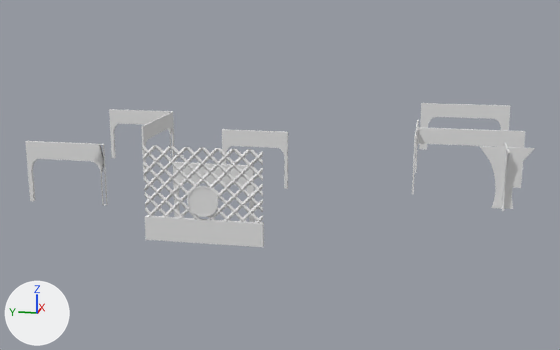
What one commit did to the OBJ model Year3-Game/Assets/_Objects/LargeMapAssets/Map3Extras.obj.
Before and after are seen from a camera (50 mm lens) standing at (-52.6, -18.7, 20.8) and looking at (26.0, -2.9, 1.1). Lighting does not change. The marker at lower left points along +X, +Y and +Z. Where no turn or scale is listed for an object, it has been applied to the vertices.

Objects in the first picture: 'Cube.009', 'Cube.010', 'Cube.012', 'Cube.013', 'Cube.030_Cube.002', 'Cube.033_Cube.002', 'Cube.034_Cube.002', 'Cube.036_Cube.002', 'Cube.038_Cube.002', 'Cylinder.004', 'Plane.002', 'Plane.023_Plane.001'.
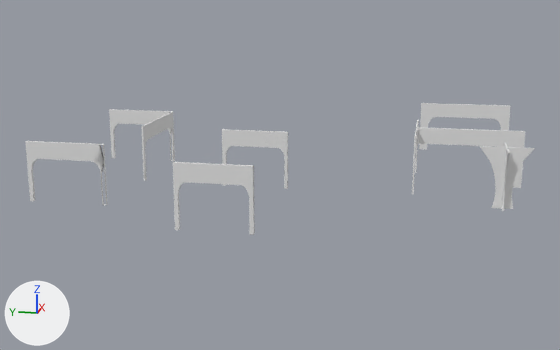
Where the change shows, as pixel boxes [x1, y1, x2, y2] in the pictures (560 x 350 px):
'Plane.002', deleted: before [142, 145, 263, 224]
'Plane.023_Plane.001', deleted: before [145, 216, 264, 247]
'Cylinder.004', deleted: before [187, 186, 218, 217]

The edits, one by one:
Object 'Cylinder.004' (ob_cylinder_004) is deleted.
Object 'Plane.002' (ob_plane_002) is deleted.
Object 'Plane.023_Plane.001' (ob_plane_023_plane_001) is deleted.
